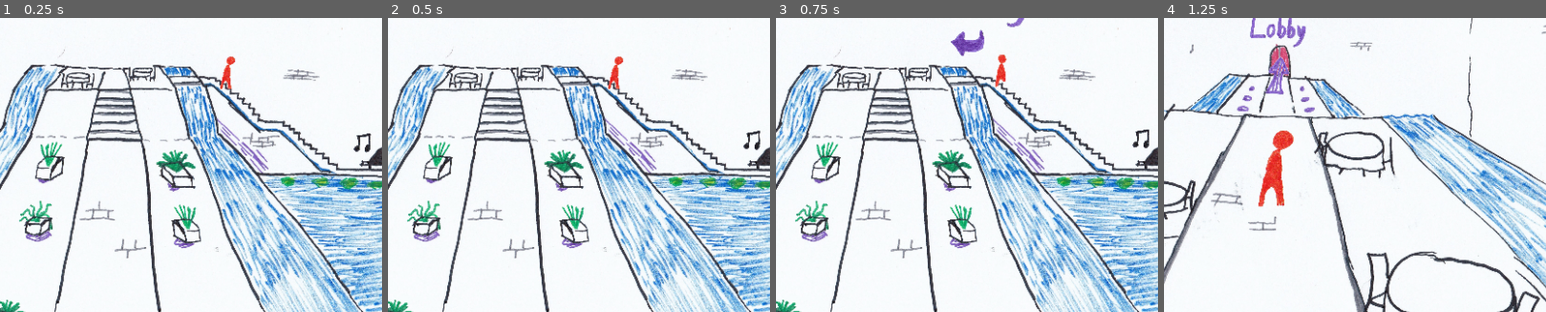
Above: before the commit, frames 1-4 (left to right).
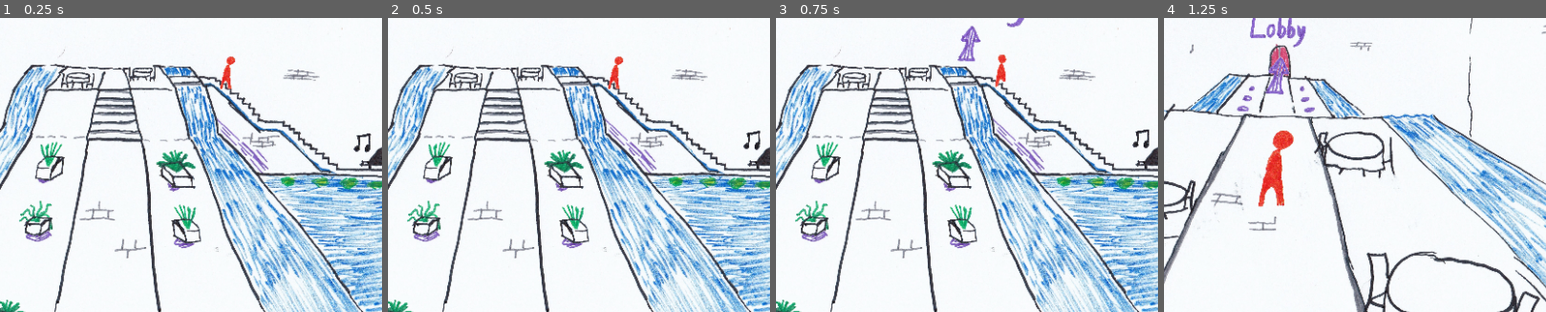
Above: after the commit, the same moments.

Repository: Swepedia/Flatgame
Game: Godot game, scene res://Piano.tscn
The game is run twice, just before and just after one commit, with the same random seed, the same clock (stepped at 60 frames per second) and the same inputs. This scene is started directly instead of the project's main scene.
Inputs (mouse positions are % of the whole screen's width and height, from its top left):
- Up to frame 1 (0.25 s): no input
- Up to frame 2 (0.5 s): no input
- Up to frame 3 (0.75 s): move the mouse to (48, 24) at 0.52 s; click (48, 24) at 0.67 s
- Up to frame 4 (1.25 s): no input
The pictures show only the part of the screen within x 32-82%, y 26-76%; the shares and areas given below are measured in that part.

Frames 1-2 are identical in both runs. In frame 3, 0.6% of the frame differs, in the area x 45-55%, y 2-15%; in frame 4, nothing differs.

Commit message:
Change arrow to straight

Diff:
--- a/Piano.tscn
+++ b/Piano.tscn
@@ -6,10 +6,10 @@
 [ext_resource path="res://Scripts/ToDining.gd" type="Script" id=4]
 [ext_resource path="res://graphics/plant_1.png" type="Texture" id=5]
 [ext_resource path="res://graphics/plant_3.png" type="Texture" id=6]
-[ext_resource path="res://animations/arrow_curved_1.png" type="Texture" id=7]
+[ext_resource path="res://animations/arrow_straight_2.png" type="Texture" id=7]
 [ext_resource path="res://animations/dining_2.png" type="Texture" id=8]
 [ext_resource path="res://graphics/level_entrance.jpg" type="Texture" id=9]
-[ext_resource path="res://animations/arrow_curved_2.png" type="Texture" id=10]
+[ext_resource path="res://animations/arrow_straight_1.png" type="Texture" id=10]
 [ext_resource path="res://Scripts/Piano.gd" type="Script" id=11]
 [ext_resource path="res://SmallPlayer.tscn" type="PackedScene" id=12]
 
@@ -25,7 +25,7 @@
 
 [sub_resource type="SpriteFrames" id=4]
 animations = [ {
-"frames": [ ExtResource( 7 ), ExtResource( 10 ) ],
+"frames": [ ExtResource( 10 ), ExtResource( 7 ) ],
 "loop": true,
 "name": "default",
 "speed": 5.0
